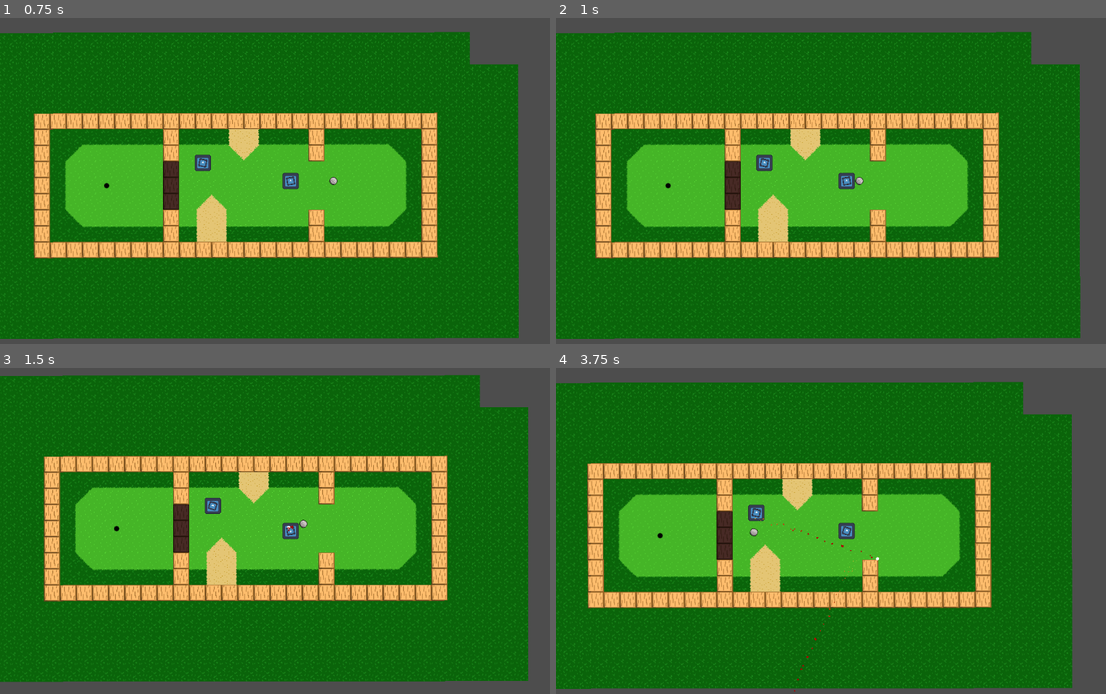
Above: before the commit, frames 1-4 (two rows, left to right).
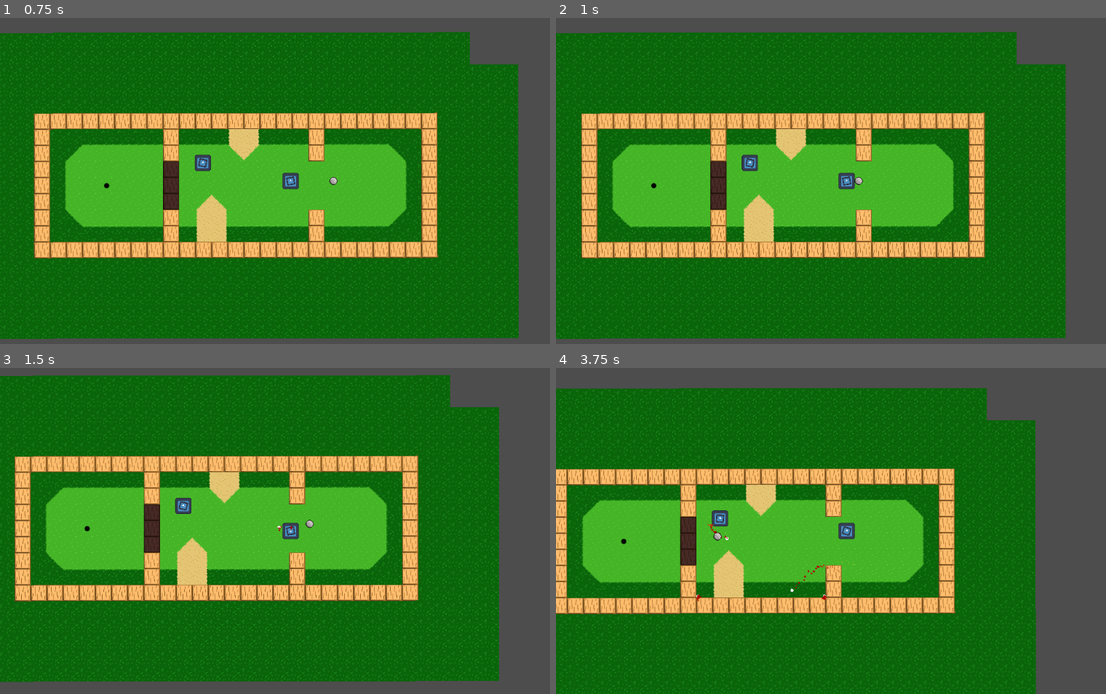
Above: after the commit, the same moments.

Repository: Sabertooth-Software/Bunker-Buster
Game: Godot game, scene res://Scenes/Levels/GolfTiles.tscn
Two runs of this game, one before a commit and one after it. Both use one fixed random seed, a clock stepped at 60 frames per second and the inputs below. The engine's default icon, where the game draws it, is replaced by a stand-in: a white triangle on a blue panel in a dark square.
Inputs (mouse positions are in pixels of both pictures, inside the frame that each line leads up to):
- Up to frame 1 (0.75 s): tap Enter at 0.5 s; move the mouse to (418, 164) at 0.52 s; hold Right (right) from 0.53 s (still down); click (418, 164) at 0.6 s
- Up to frame 2 (1 s): keep holding Right (right)
- Up to frame 3 (1.5 s): move the mouse to (176, 547) at 1.27 s; release Right (right) at 1.28 s; hold S (down) from 1.28 s (still down); tap Space (shoot) at 1.35 s
- Up to frame 4 (3.75 s): move the mouse to (902, 459) at 2.02 s; release S (down) at 2.03 s; hold Right (right) 2.03-2.78 s; click (902, 459) at 2.1 s; move the mouse to (820, 596) at 2.77 s; hold Up (up) 2.78-3.53 s; tap Space (shoot) at 2.85 s; move the mouse to (1023, 579) at 3.52 s; hold A (left) from 3.53 s (still down); click (1023, 579) at 3.6 s

Frame 1 is identical in both runs. In frame 2, 19% of the frame differs, in the area x 0-96%, y 4-99%; in frame 3, 23%; in frame 4, 32%, in the area x 0-94%, y 4-100%.

Commit message:
Changed collision layers
Added layers to tiles and objects

Diff:
--- a/Assets/TileMaps/GolfTiles.tres
+++ b/Assets/TileMaps/GolfTiles.tres
@@ -15,63 +15,130 @@
 0:0/0/physics_layer_0/linear_velocity = Vector2(0, 0)
 0:0/0/physics_layer_0/angular_velocity = 0.0
 0:0/0/physics_layer_0/polygon_0/points = PackedVector2Array(-16, -16, 16, 16, -16, 16)
+0:0/0/physics_layer_1/linear_velocity = Vector2(0, 0)
+0:0/0/physics_layer_1/angular_velocity = 0.0
+0:0/0/physics_layer_2/linear_velocity = Vector2(0, 0)
+0:0/0/physics_layer_2/angular_velocity = 0.0
 0:1/0 = 0
 0:1/0/terrain_set = 0
 0:1/0/terrain = 0
 0:1/0/physics_layer_0/linear_velocity = Vector2(0, 0)
 0:1/0/physics_layer_0/angular_velocity = 0.0
+0:1/0/physics_layer_1/linear_velocity = Vector2(0, 0)
+0:1/0/physics_layer_1/angular_velocity = 0.0
+0:1/0/physics_layer_2/linear_velocity = Vector2(0, 0)
+0:1/0/physics_layer_2/angular_velocity = 0.0
+0:1/0/physics_layer_2/polygon_0/points = PackedVector2Array(-14, -16, 16, -16, 16, 14.5)
 1:1/0 = 0
 1:1/0/terrain_set = 0
 1:1/0/terrain = 0
 1:1/0/physics_layer_0/linear_velocity = Vector2(0, 0)
 1:1/0/physics_layer_0/angular_velocity = 0.0
+1:1/0/physics_layer_1/linear_velocity = Vector2(0, 0)
+1:1/0/physics_layer_1/angular_velocity = 0.0
+1:1/0/physics_layer_2/linear_velocity = Vector2(0, 0)
+1:1/0/physics_layer_2/angular_velocity = 0.0
+1:1/0/physics_layer_2/polygon_0/points = PackedVector2Array(-16, -14.5, 14, 16, -16, 16)
 2:1/0 = 0
 2:1/0/terrain_set = 0
 2:1/0/terrain = 0
 2:1/0/physics_layer_0/linear_velocity = Vector2(0, 0)
 2:1/0/physics_layer_0/angular_velocity = 0.0
+2:1/0/physics_layer_1/linear_velocity = Vector2(0, 0)
+2:1/0/physics_layer_1/angular_velocity = 0.0
+2:1/0/physics_layer_2/linear_velocity = Vector2(0, 0)
+2:1/0/physics_layer_2/angular_velocity = 0.0
+2:1/0/physics_layer_2/polygon_0/points = PackedVector2Array(-16, -16, 14.5, -16, -16, 14.5)
 0:2/0 = 0
 0:2/0/terrain_set = 0
 0:2/0/terrain = 0
 0:2/0/physics_layer_0/linear_velocity = Vector2(0, 0)
 0:2/0/physics_layer_0/angular_velocity = 0.0
+0:2/0/physics_layer_1/linear_velocity = Vector2(0, 0)
+0:2/0/physics_layer_1/angular_velocity = 0.0
+0:2/0/physics_layer_2/linear_velocity = Vector2(0, 0)
+0:2/0/physics_layer_2/angular_velocity = 0.0
+0:2/0/physics_layer_2/polygon_0/points = PackedVector2Array(-16, -16, 16, -16, 16, 13.5, -16, 14)
 1:2/0 = 0
 1:2/0/terrain_set = 0
 1:2/0/terrain = 0
 1:2/0/physics_layer_0/linear_velocity = Vector2(0, 0)
 1:2/0/physics_layer_0/angular_velocity = 0.0
+1:2/0/physics_layer_1/linear_velocity = Vector2(0, 0)
+1:2/0/physics_layer_1/angular_velocity = 0.0
+1:2/0/physics_layer_2/linear_velocity = Vector2(0, 0)
+1:2/0/physics_layer_2/angular_velocity = 0.0
+1:2/0/physics_layer_2/polygon_0/points = PackedVector2Array(-16, -14.5, 16, -14, 16, 16, -16, 16)
 2:2/0 = 0
 2:2/0/physics_layer_0/linear_velocity = Vector2(0, 0)
 2:2/0/physics_layer_0/angular_velocity = 0.0
+2:2/0/physics_layer_1/linear_velocity = Vector2(0, 0)
+2:2/0/physics_layer_1/angular_velocity = 0.0
+2:2/0/physics_layer_2/linear_velocity = Vector2(0, 0)
+2:2/0/physics_layer_2/angular_velocity = 0.0
 1:3/0 = 0
 1:3/0/physics_layer_0/linear_velocity = Vector2(0, 0)
 1:3/0/physics_layer_0/angular_velocity = 0.0
+1:3/0/physics_layer_1/linear_velocity = Vector2(0, 0)
+1:3/0/physics_layer_1/angular_velocity = 0.0
+1:3/0/physics_layer_2/linear_velocity = Vector2(0, 0)
+1:3/0/physics_layer_2/angular_velocity = 0.0
 2:3/0 = 0
 2:3/0/physics_layer_0/linear_velocity = Vector2(0, 0)
 2:3/0/physics_layer_0/angular_velocity = 0.0
+2:3/0/physics_layer_1/linear_velocity = Vector2(0, 0)
+2:3/0/physics_layer_1/angular_velocity = 0.0
+2:3/0/physics_layer_2/linear_velocity = Vector2(0, 0)
+2:3/0/physics_layer_2/angular_velocity = 0.0
 3:0/0 = 0
 3:0/0/physics_layer_0/linear_velocity = Vector2(0, 0)
 3:0/0/physics_layer_0/angular_velocity = 0.0
 3:0/0/physics_layer_0/polygon_0/points = PackedVector2Array(-16, -16, 16, -16, 16, 16)
+3:0/0/physics_layer_1/linear_velocity = Vector2(0, 0)
+3:0/0/physics_layer_1/angular_velocity = 0.0
+3:0/0/physics_layer_2/linear_velocity = Vector2(0, 0)
+3:0/0/physics_layer_2/angular_velocity = 0.0
 3:1/0 = 0
 3:1/0/terrain_set = 0
 3:1/0/terrain = 0
 3:1/0/physics_layer_0/linear_velocity = Vector2(0, 0)
 3:1/0/physics_layer_0/angular_velocity = 0.0
+3:1/0/physics_layer_1/linear_velocity = Vector2(0, 0)
+3:1/0/physics_layer_1/angular_velocity = 0.0
+3:1/0/physics_layer_2/linear_velocity = Vector2(0, 0)
+3:1/0/physics_layer_2/angular_velocity = 0.0
+3:1/0/physics_layer_2/polygon_0/points = PackedVector2Array(16, -14, 16, 16, -14, 16)
 3:3/0 = 0
 3:3/0/physics_layer_0/linear_velocity = Vector2(0, 0)
 3:3/0/physics_layer_0/angular_velocity = 0.0
+3:3/0/physics_layer_1/linear_velocity = Vector2(0, 0)
+3:3/0/physics_layer_1/angular_velocity = 0.0
+3:3/0/physics_layer_2/linear_velocity = Vector2(0, 0)
+3:3/0/physics_layer_2/angular_velocity = 0.0
 4:3/0 = 0
 4:3/0/physics_layer_0/linear_velocity = Vector2(0, 0)
 4:3/0/physics_layer_0/angular_velocity = 0.0
+4:3/0/physics_layer_1/linear_velocity = Vector2(0, 0)
+4:3/0/physics_layer_1/angular_velocity = 0.0
+4:3/0/physics_layer_2/linear_velocity = Vector2(0, 0)
+4:3/0/physics_layer_2/angular_velocity = 0.0
 0:3/0 = 0
 0:3/0/physics_layer_0/linear_velocity = Vector2(0, 0)
 0:3/0/physics_layer_0/angular_velocity = 0.0
+0:3/0/physics_layer_1/linear_velocity = Vector2(0, 0)
+0:3/0/physics_layer_1/angular_velocity = 0.0
+0:3/0/physics_layer_2/linear_velocity = Vector2(0, 0)
+0:3/0/physics_layer_2/angular_velocity = 0.0
 4:1/0 = 0
 4:1/0/terrain_set = 0
 4:1/0/terrain = 0
 4:1/0/physics_layer_0/linear_velocity = Vector2(0, 0)
 4:1/0/physics_layer_0/angular_velocity = 0.0
+4:1/0/physics_layer_1/linear_velocity = Vector2(0, 0)
+4:1/0/physics_layer_1/angular_velocity = 0.0
+4:1/0/physics_layer_2/linear_velocity = Vector2(0, 0)
+4:1/0/physics_layer_2/angular_velocity = 0.0
+4:1/0/physics_layer_2/polygon_0/points = PackedVector2Array(-16, -16, 14, -16, 14.5, 16, -16, 16)
 4:1/0/terrains_peering_bit/right_side = 0
 4:1/0/terrains_peering_bit/bottom_right_corner = 0
 4:1/0/terrains_peering_bit/bottom_side = 0
@@ -84,19 +151,36 @@
 4:0/0/physics_layer_0/linear_velocity = Vector2(0, 0)
 4:0/0/physics_layer_0/angular_velocity = 0.0
 4:0/0/physics_layer_0/polygon_0/points = PackedVector2Array(-16, -16, 16, -16, -16, 16)
+4:0/0/physics_layer_1/linear_velocity = Vector2(0, 0)
+4:0/0/physics_layer_1/angular_velocity = 0.0
+4:0/0/physics_layer_2/linear_velocity = Vector2(0, 0)
+4:0/0/physics_layer_2/angular_velocity = 0.0
 1:0/0 = 0
 1:0/0/physics_layer_0/linear_velocity = Vector2(0, 0)
 1:0/0/physics_layer_0/angular_velocity = 0.0
 1:0/0/physics_layer_0/polygon_0/points = PackedVector2Array(16, -16, 16, 16, -16, 16)
+1:0/0/physics_layer_1/linear_velocity = Vector2(0, 0)
+1:0/0/physics_layer_1/angular_velocity = 0.0
+1:0/0/physics_layer_2/linear_velocity = Vector2(0, 0)
+1:0/0/physics_layer_2/angular_velocity = 0.0
 2:0/0 = 0
 2:0/0/physics_layer_0/linear_velocity = Vector2(0, 0)
 2:0/0/physics_layer_0/angular_velocity = 0.0
 2:0/0/physics_layer_0/polygon_0/points = PackedVector2Array(-16, -16, 16, -16, 16, 16, -16, 16)
+2:0/0/physics_layer_1/linear_velocity = Vector2(0, 0)
+2:0/0/physics_layer_1/angular_velocity = 0.0
+2:0/0/physics_layer_2/linear_velocity = Vector2(0, 0)
+2:0/0/physics_layer_2/angular_velocity = 0.0
 5:1/0 = 0
 5:1/0/terrain_set = 0
 5:1/0/terrain = 0
 5:1/0/physics_layer_0/linear_velocity = Vector2(0, 0)
 5:1/0/physics_layer_0/angular_velocity = 0.0
+5:1/0/physics_layer_1/linear_velocity = Vector2(0, 0)
+5:1/0/physics_layer_1/angular_velocity = 0.0
+5:1/0/physics_layer_2/linear_velocity = Vector2(0, 0)
+5:1/0/physics_layer_2/angular_velocity = 0.0
+5:1/0/physics_layer_2/polygon_0/points = PackedVector2Array(-14, -16, 16, -16, 16, 16, -14, 16)
 5:1/0/terrains_peering_bit/right_side = 0
 5:1/0/terrains_peering_bit/bottom_right_corner = 0
 5:1/0/terrains_peering_bit/bottom_side = 0
@@ -107,6 +191,11 @@
 5:0/0/terrain = 0
 5:0/0/physics_layer_0/linear_velocity = Vector2(0, 0)
 5:0/0/physics_layer_0/angular_velocity = 0.0
+5:0/0/physics_layer_1/linear_velocity = Vector2(0, 0)
+5:0/0/physics_layer_1/angular_velocity = 0.0
+5:0/0/physics_layer_2/linear_velocity = Vector2(0, 0)
+5:0/0/physics_layer_2/angular_velocity = 0.0
+5:0/0/physics_layer_2/polygon_0/points = PackedVector2Array(-16, -16, 16, -16, 16, 16, -16, 16)
 5:0/0/terrains_peering_bit/right_side = 0
 5:0/0/terrains_peering_bit/bottom_right_corner = 0
 5:0/0/terrains_peering_bit/bottom_side = 0
@@ -118,43 +207,105 @@
 3:2/0 = 0
 3:2/0/physics_layer_0/linear_velocity = Vector2(0, 0)
 3:2/0/physics_layer_0/angular_velocity = 0.0
+3:2/0/physics_layer_1/linear_velocity = Vector2(0, 0)
+3:2/0/physics_layer_1/angular_velocity = 0.0
+3:2/0/physics_layer_2/linear_velocity = Vector2(0, 0)
+3:2/0/physics_layer_2/angular_velocity = 0.0
 4:2/0 = 0
 4:2/0/physics_layer_0/linear_velocity = Vector2(0, 0)
 4:2/0/physics_layer_0/angular_velocity = 0.0
+4:2/0/physics_layer_1/linear_velocity = Vector2(0, 0)
+4:2/0/physics_layer_1/angular_velocity = 0.0
+4:2/0/physics_layer_2/linear_velocity = Vector2(0, 0)
+4:2/0/physics_layer_2/angular_velocity = 0.0
 5:2/0 = 0
 5:2/0/physics_layer_0/linear_velocity = Vector2(0, 0)
 5:2/0/physics_layer_0/angular_velocity = 0.0
+5:2/0/physics_layer_1/linear_velocity = Vector2(0, 0)
+5:2/0/physics_layer_1/angular_velocity = 0.0
+5:2/0/physics_layer_2/linear_velocity = Vector2(0, 0)
+5:2/0/physics_layer_2/angular_velocity = 0.0
 5:3/0 = 0
 5:3/0/physics_layer_0/linear_velocity = Vector2(0, 0)
 5:3/0/physics_layer_0/angular_velocity = 0.0
+5:3/0/physics_layer_1/linear_velocity = Vector2(0, 0)
+5:3/0/physics_layer_1/angular_velocity = 0.0
+5:3/0/physics_layer_1/polygon_0/points = PackedVector2Array(-16, -16, 16, -16, 16, 16, -16, 16)
+5:3/0/physics_layer_2/linear_velocity = Vector2(0, 0)
+5:3/0/physics_layer_2/angular_velocity = 0.0
 5:4/0 = 0
 5:4/0/physics_layer_0/linear_velocity = Vector2(0, 0)
 5:4/0/physics_layer_0/angular_velocity = 0.0
+5:4/0/physics_layer_1/linear_velocity = Vector2(0, 0)
+5:4/0/physics_layer_1/angular_velocity = 0.0
+5:4/0/physics_layer_1/polygon_0/points = PackedVector2Array(-14, -16, 16, -16, 16, 14)
+5:4/0/physics_layer_2/linear_velocity = Vector2(0, 0)
+5:4/0/physics_layer_2/angular_velocity = 0.0
 4:4/0 = 0
 4:4/0/physics_layer_0/linear_velocity = Vector2(0, 0)
 4:4/0/physics_layer_0/angular_velocity = 0.0
+4:4/0/physics_layer_1/linear_velocity = Vector2(0, 0)
+4:4/0/physics_layer_1/angular_velocity = 0.0
+4:4/0/physics_layer_1/polygon_0/points = PackedVector2Array(16, -14, 16, 16, -14, 16)
+4:4/0/physics_layer_2/linear_velocity = Vector2(0, 0)
+4:4/0/physics_layer_2/angular_velocity = 0.0
 3:4/0 = 0
 3:4/0/physics_layer_0/linear_velocity = Vector2(0, 0)
 3:4/0/physics_layer_0/angular_velocity = 0.0
+3:4/0/physics_layer_1/linear_velocity = Vector2(0, 0)
+3:4/0/physics_layer_1/angular_velocity = 0.0
+3:4/0/physics_layer_1/polygon_0/points = PackedVector2Array(-13, -16, 16, -16, 16, 16, -13, 16)
+3:4/0/physics_layer_2/linear_velocity = Vector2(0, 0)
+3:4/0/physics_layer_2/angular_velocity = 0.0
 2:4/0 = 0
 2:4/0/physics_layer_0/linear_velocity = Vector2(0, 0)
 2:4/0/physics_layer_0/angular_velocity = 0.0
+2:4/0/physics_layer_1/linear_velocity = Vector2(0, 0)
+2:4/0/physics_layer_1/angular_velocity = 0.0
+2:4/0/physics_layer_1/polygon_0/points = PackedVector2Array(-16, -16, 13.5, -16, 13.5, 16, -16, 16)
+2:4/0/physics_layer_2/linear_velocity = Vector2(0, 0)
+2:4/0/physics_layer_2/angular_velocity = 0.0
 1:4/0 = 0
 1:4/0/physics_layer_0/linear_velocity = Vector2(0, 0)
 1:4/0/physics_layer_0/angular_velocity = 0.0
+1:4/0/physics_layer_1/linear_velocity = Vector2(0, 0)
+1:4/0/physics_layer_1/angular_velocity = 0.0
+1:4/0/physics_layer_1/polygon_0/points = PackedVector2Array(-16, -13.5, 16, -13.5, 16, 16, -16, 16)
+1:4/0/physics_layer_2/linear_velocity = Vector2(0, 0)
+1:4/0/physics_layer_2/angular_velocity = 0.0
 0:4/0 = 0
 0:4/0/physics_layer_0/linear_velocity = Vector2(0, 0)
 0:4/0/physics_layer_0/angular_velocity = 0.0
+0:4/0/physics_layer_1/linear_velocity = Vector2(0, 0)
+0:4/0/physics_layer_1/angular_velocity = 0.0
+0:4/0/physics_layer_1/polygon_0/points = PackedVector2Array(-16, -16, 16, -16, 16, 13.5, -16, 13.5)
+0:4/0/physics_layer_2/linear_velocity = Vector2(0, 0)
+0:4/0/physics_layer_2/angular_velocity = 0.0
 0:5/0 = 0
 0:5/0/physics_layer_0/linear_velocity = Vector2(0, 0)
 0:5/0/physics_layer_0/angular_velocity = 0.0
+0:5/0/physics_layer_1/linear_velocity = Vector2(0, 0)
+0:5/0/physics_layer_1/angular_velocity = 0.0
+0:5/0/physics_layer_1/polygon_0/points = PackedVector2Array(-16, -16, 13.5, -16, -16, 14)
+0:5/0/physics_layer_2/linear_velocity = Vector2(0, 0)
+0:5/0/physics_layer_2/angular_velocity = 0.0
 1:5/0 = 0
 1:5/0/physics_layer_0/linear_velocity = Vector2(0, 0)
 1:5/0/physics_layer_0/angular_velocity = 0.0
+1:5/0/physics_layer_1/linear_velocity = Vector2(0, 0)
+1:5/0/physics_layer_1/angular_velocity = 0.0
+1:5/0/physics_layer_1/polygon_0/points = PackedVector2Array(-16, -14, 14, 16, -16, 16)
+1:5/0/physics_layer_2/linear_velocity = Vector2(0, 0)
+1:5/0/physics_layer_2/angular_velocity = 0.0
 
 [resource]
 tile_size = Vector2i(32, 32)
 physics_layer_0/collision_layer = 1
+physics_layer_0/collision_mask = 50
+physics_layer_1/collision_layer = 64
+physics_layer_1/collision_mask = 50
+physics_layer_2/collision_layer = 128
+physics_layer_2/collision_mask = 50
 terrain_set_0/mode = 0
 terrain_set_0/terrain_0/name = "Terrain 0"
 terrain_set_0/terrain_0/color = Color(0.501961, 0.345098, 0.25098, 1)
--- a/Scenes/Bullet.tscn
+++ b/Scenes/Bullet.tscn
@@ -11,8 +11,8 @@
 height = 2.0
 
 [node name="Bullet" type="RigidBody2D"]
-collision_layer = 0
-collision_mask = 0
+collision_layer = 256
+collision_mask = 19
 gravity_scale = 2.66454e-15
 script = ExtResource("1_6j12e")
 
--- a/Scenes/Characters/player_tank.tscn
+++ b/Scenes/Characters/player_tank.tscn
@@ -2,9 +2,11 @@
 
 [ext_resource type="PackedScene" uid="uid://dfp2wtw5do8m7" path="res://Scenes/Characters/tank.tscn" id="1_7d4p6"]
 [ext_resource type="Script" path="res://Scripts/MainCharacter.gd" id="1_yis1o"]
-[ext_resource type="PackedScene" uid="uid://bfc7fafn5cbnj" path="res://Scenes/bullet.tscn" id="2_47anu"]
+[ext_resource type="PackedScene" uid="uid://bfc7fafn5cbnj" path="res://Scenes/Bullet.tscn" id="2_47anu"]
 
 [node name="PlayerTank" instance=ExtResource("1_7d4p6")]
+collision_layer = 2
+collision_mask = 373
 script = ExtResource("1_yis1o")
 bullet = ExtResource("2_47anu")
 Speed = 70.0
--- a/Scenes/Levels/GolfTiles.tscn
+++ b/Scenes/Levels/GolfTiles.tscn
@@ -2,7 +2,7 @@
 
 [ext_resource type="TileSet" uid="uid://c6cyh055mrm6s" path="res://Assets/TileMaps/GolfTiles.tres" id="1_7283g"]
 [ext_resource type="PackedScene" uid="uid://hh271eak8f3q" path="res://Scenes/Characters/Enemies/red_tank.tscn" id="3_h7ayj"]
-[ext_resource type="PackedScene" uid="uid://bfc7fafn5cbnj" path="res://Scenes/bullet.tscn" id="4_hwr6n"]
+[ext_resource type="PackedScene" uid="uid://bfc7fafn5cbnj" path="res://Scenes/Bullet.tscn" id="4_hwr6n"]
 [ext_resource type="PackedScene" uid="uid://dfp2wtw5do8m7" path="res://Scenes/Characters/tank.tscn" id="5_7ivjl"]
 [ext_resource type="Script" path="res://Scripts/MainCharacter.gd" id="5_kn0xc"]
 [ext_resource type="PackedScene" uid="uid://7sckx3547nbi" path="res://Scenes/Objects/golf_ball.tscn" id="6_5fmxu"]
--- a/Scenes/Levels/test_scene.tscn
+++ b/Scenes/Levels/test_scene.tscn
@@ -1,9 +1,8 @@
-[gd_scene load_steps=5 format=3 uid="uid://dvufyljxww4mm"]
+[gd_scene load_steps=4 format=3 uid="uid://dvufyljxww4mm"]
 
 [ext_resource type="Texture2D" uid="uid://vd7ap2v7wpfb" path="res://icon.svg" id="2_fwsmc"]
 [ext_resource type="PackedScene" uid="uid://dnsf6b0b0kg12" path="res://Scenes/Characters/player_tank.tscn" id="2_lwngh"]
 [ext_resource type="PackedScene" uid="uid://hh271eak8f3q" path="res://Scenes/Characters/Enemies/red_tank.tscn" id="3_hgk18"]
-[ext_resource type="PackedScene" uid="uid://bfc7fafn5cbnj" path="res://Scenes/bullet.tscn" id="4_7rqdr"]
 
 [node name="Node2D" type="Node2D"]
 
@@ -13,7 +12,6 @@
 texture = ExtResource("2_fwsmc")
 
 [node name="RedTank" parent="." node_paths=PackedStringArray("target") instance=ExtResource("3_hgk18")]
-bullet = ExtResource("4_7rqdr")
 target = NodePath("")
 
 [node name="Tank" parent="." instance=ExtResource("2_lwngh")]
--- a/Scenes/Objects/golf_ball.tscn
+++ b/Scenes/Objects/golf_ball.tscn
@@ -10,6 +10,8 @@
 radius = 8.75
 
 [node name="GolfBall" type="RigidBody2D"]
+collision_layer = 32
+collision_mask = 209
 gravity_scale = 2.66454e-15
 script = ExtResource("1_ka2a0")
 
--- a/project.godot
+++ b/project.godot
@@ -58,6 +58,11 @@
 2d_physics/layer_2="Player"
 2d_physics/layer_3="Water"
 2d_physics/layer_4="Interactive"
+2d_physics/layer_5="Enemy"
+2d_physics/layer_6="Ball"
+2d_physics/layer_7="Sand"
+2d_physics/layer_8="Rough"
+2d_physics/layer_9="Projectile"
 
 [rendering]
 
